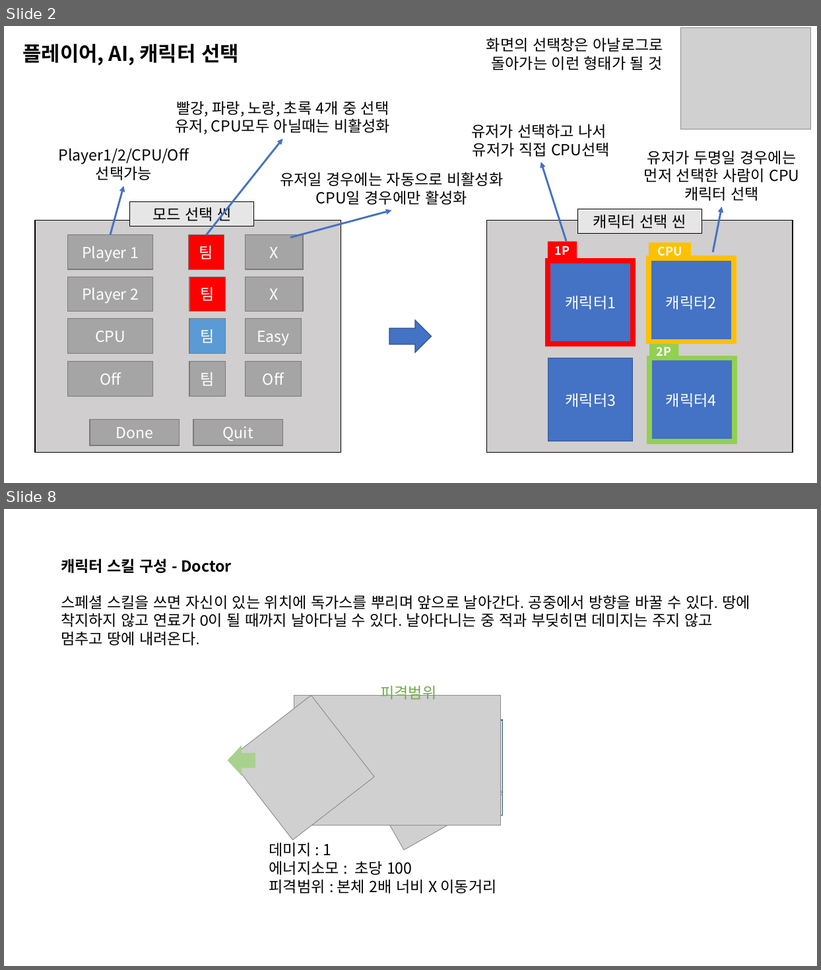
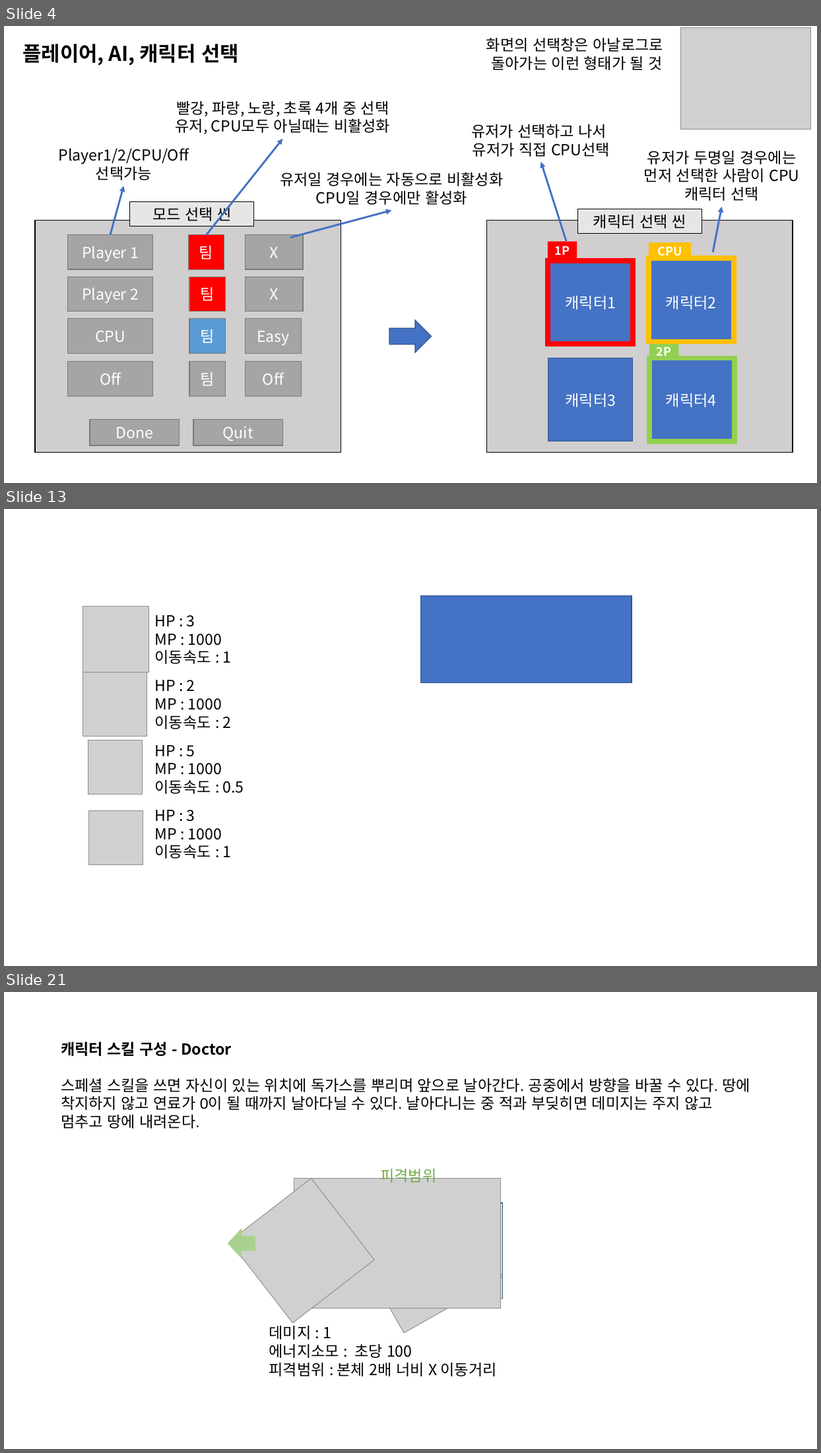
Before and after one commit to penspanic/ITWGamejam, a slide deck: Plan/Rocketman_씬&스킬구성.pptx. Shown one above the other, each under a label of ours: slides 2 and 8 before the commit, slides 4, 13 and 21 after it; the slides between them are not shown. The pictures are 821x970 and 821x1453 pixels, drawn with LibreOffice and Linux fonts; fonts in the diff are those of the drawing; grey boxes stand for pictures. Boxes give left, top, right and bottom in pixels: in the first picture for what was removed or moved away, otherwise in the second. Text is boxed around its words. In the diff, an @@ line names an element or a change of style, - is before the commit and + after.

```diff
--- a/Plan/Rocketman_씬&스킬구성.pptx
+++ b/Plan/Rocketman_씬&스킬구성.pptx
@@ slide 13 added at [4, 509, 817, 966], background #FFFFFF @@
@@ picture added at [83, 607, 149, 673] @@
@@ rectangle added at [420, 595, 632, 683], fill #4472C4, outline #325491 1 pt @@
@@ text added at [155, 615, 232, 664], 18 pt, text #000000 @@
+HP : 3
+MP : 1000
+이동속도 : 1
@@ picture added at [83, 673, 147, 737] @@
@@ text added at [155, 680, 232, 729], 18 pt, text #000000 @@
+HP : 2
+MP : 1000
+이동속도 : 2
@@ picture added at [88, 741, 143, 795] @@
@@ text added at [155, 745, 244, 794], 18 pt, text #000000 @@
+HP : 5
+MP : 1000
+이동속도 : 0.5
@@ picture added at [88, 811, 143, 865] @@
@@ text added at [155, 810, 232, 859], 18 pt, text #000000 @@
+HP : 3
+MP : 1000
+이동속도 : 1
@@ what was slide 2 is now slide 4 @@
@@ what was slide 8 is now slide 21 @@
```
Also in this commit, not shown: 6 slides changed, 12 other slides added, 2 other files.
